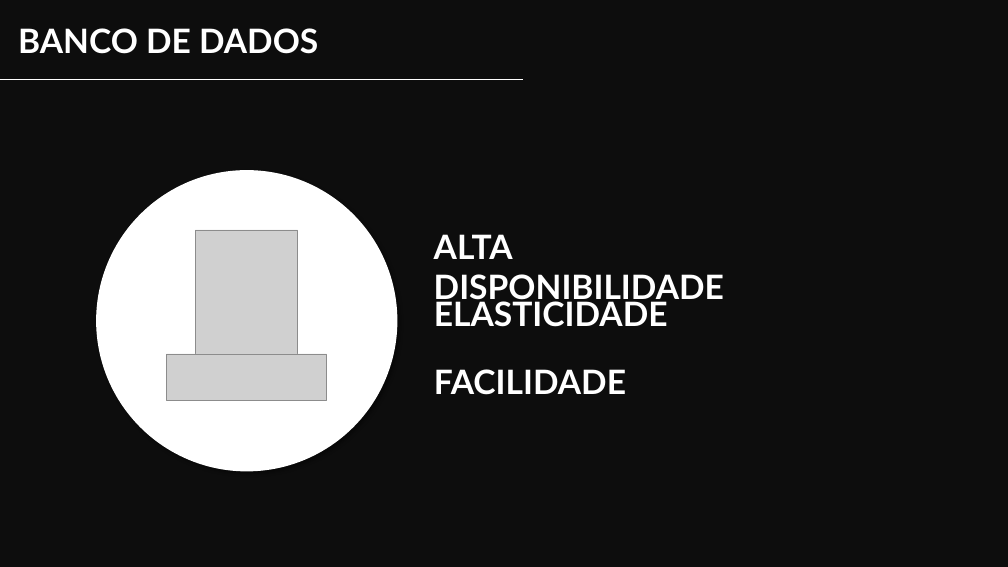
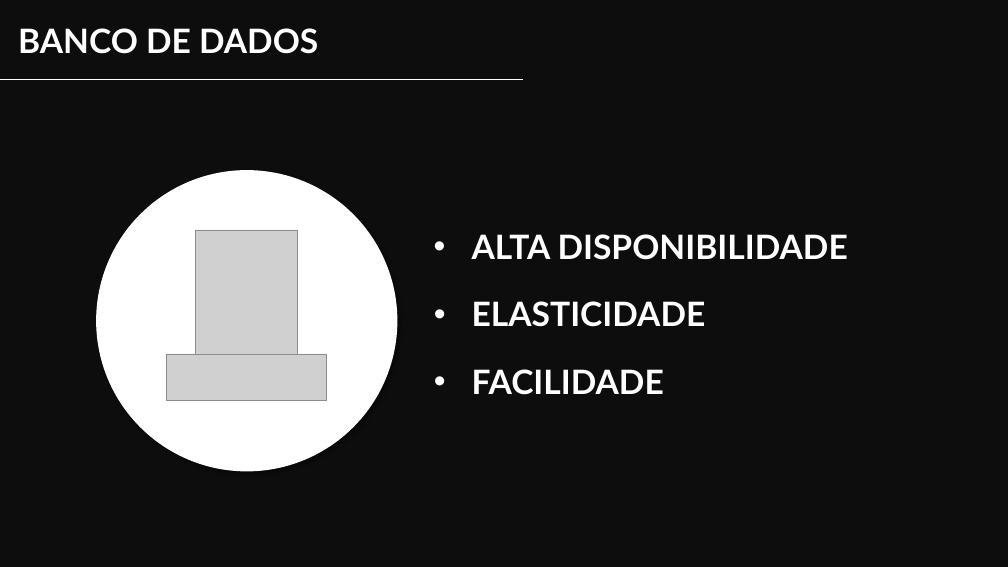
Before and after one commit to YudiG12/grupo-bandtec, a slide deck: slide 12 of Apresentação/inSensorSemFinal.pptx. Drawn at 1008x567 pixels with LibreOffice and Linux fonts; fonts in the diff are those of the drawing; grey boxes stand for pictures; background and template pictures are left out. Boxes give left, top, right and bottom in pixels: in the first picture for what was removed or moved away, otherwise in the second. Text is boxed around its words. In the diff, an @@ line names an element or a change of style, - is before the commit and + after.

Commit message:
detalhe slide do lucas de banco

```diff
--- a/Apresentação/inSensorSemFinal.pptx
+++ b/Apresentação/inSensorSemFinal.pptx
@@ bullet none to • in 3 elements at <box>472,301,706,327</box>, <box>472,369,664,395</box>, <box>472,234,848,260</box> @@
```
